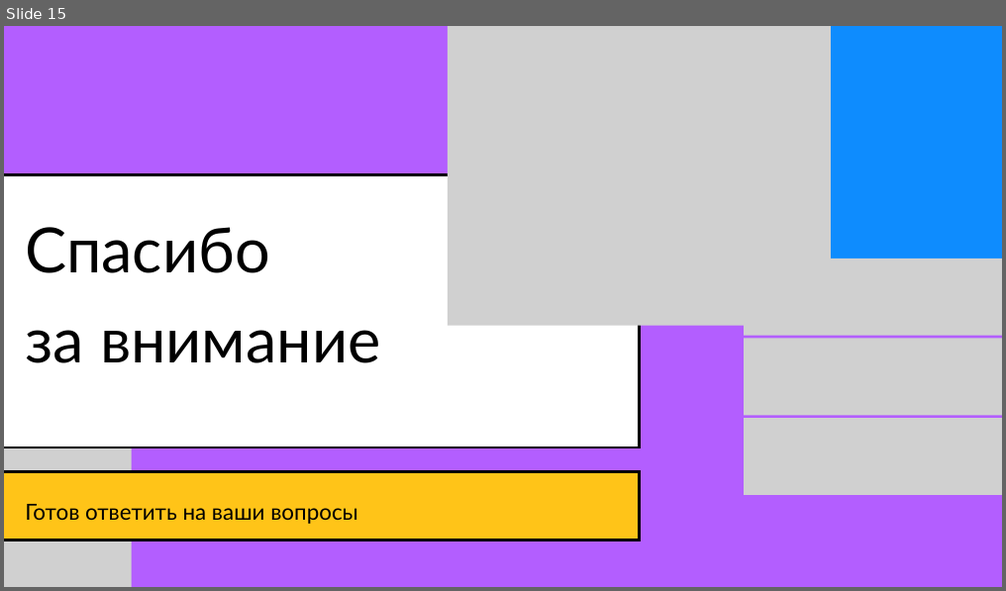
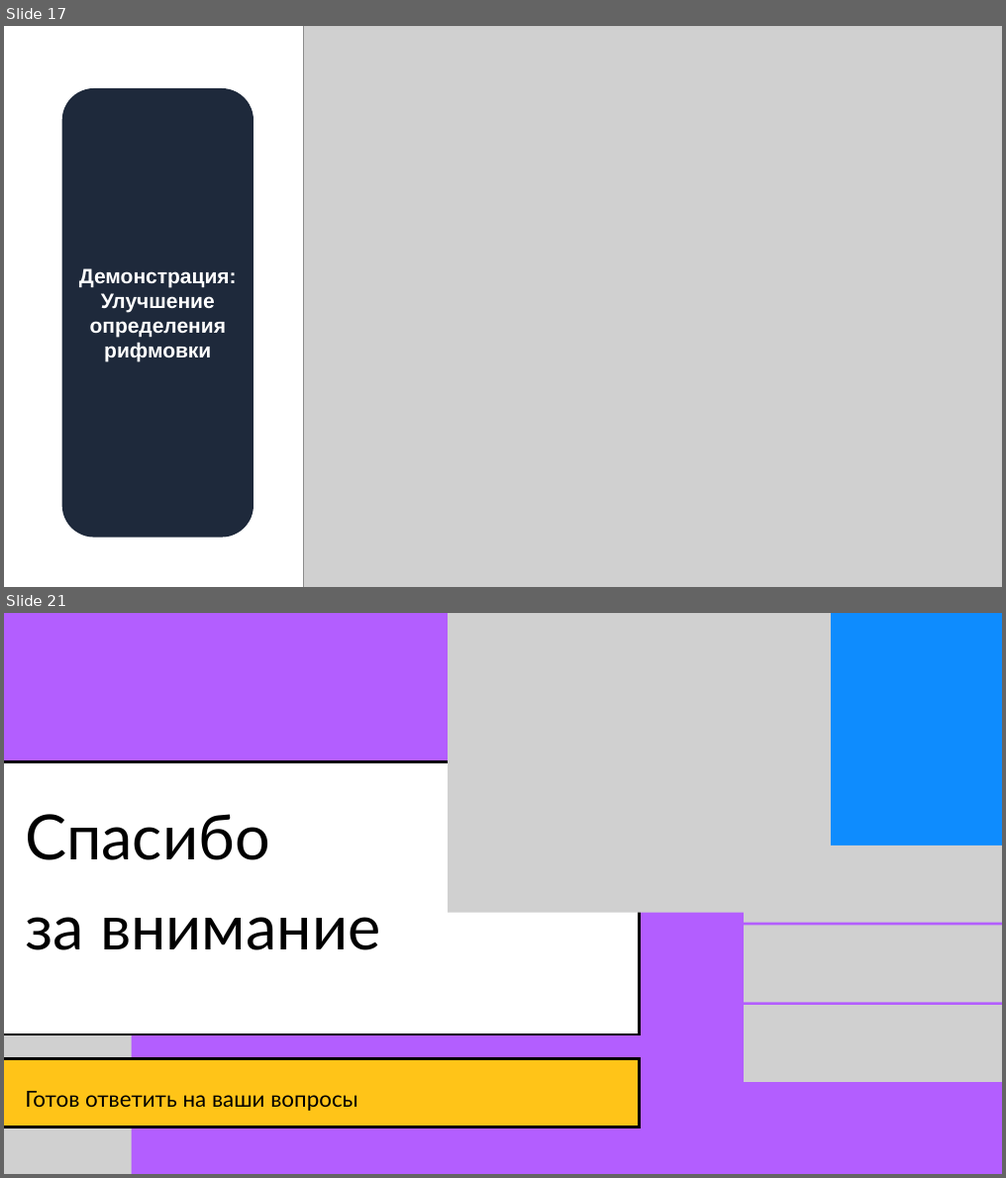
Before and after one commit to safosaffers/RussianRhymeAnalyzer, a slide deck: docs/presentation/Rhymer_presentation_final.pptx. Shown one above the other, each under a label of ours: slide 15 before the commit, slides 17 and 21 after it; the slides between them are not shown. The pictures are 1006x591 and 1006x1178 pixels, drawn with LibreOffice and Linux fonts; fonts in the diff are those of the drawing; grey boxes stand for pictures. Boxes give left, top, right and bottom in pixels: in the first picture for what was removed or moved away, otherwise in the second. Text is boxed around its words. In the diff, an @@ line names an element or a change of style, - is before the commit and + after.

```diff
--- a/docs/presentation/Rhymer_presentation_final.pptx
+++ b/docs/presentation/Rhymer_presentation_final.pptx
@@ slide 17 added at <box>4,26,1002,587</box>, background #FFFFFF @@
@@ picture added at <box>303,26,1002,587</box> @@
@@ rounded rectangle added at <box>61,88,253,538</box>, fill #1E293B, 30 pt, text #FFFFFF, bold @@
+Демонстрация: Улучшение определения рифмовки
@@ what was slide 15 is now slide 21 @@
```
Also in this commit, not shown: 8 slides changed, 6 other slides added, 1 slide removed, 17 other files.
